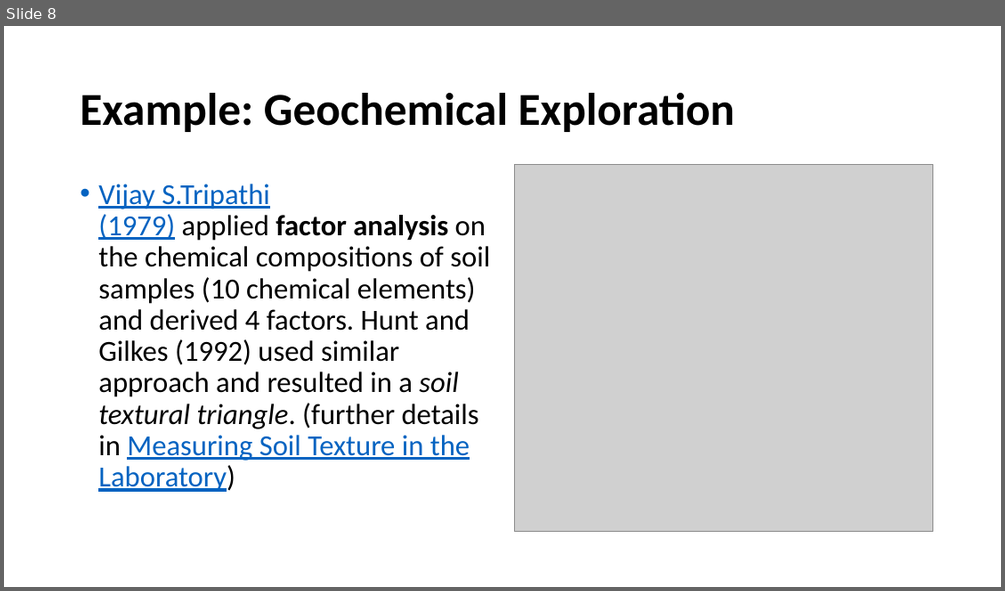
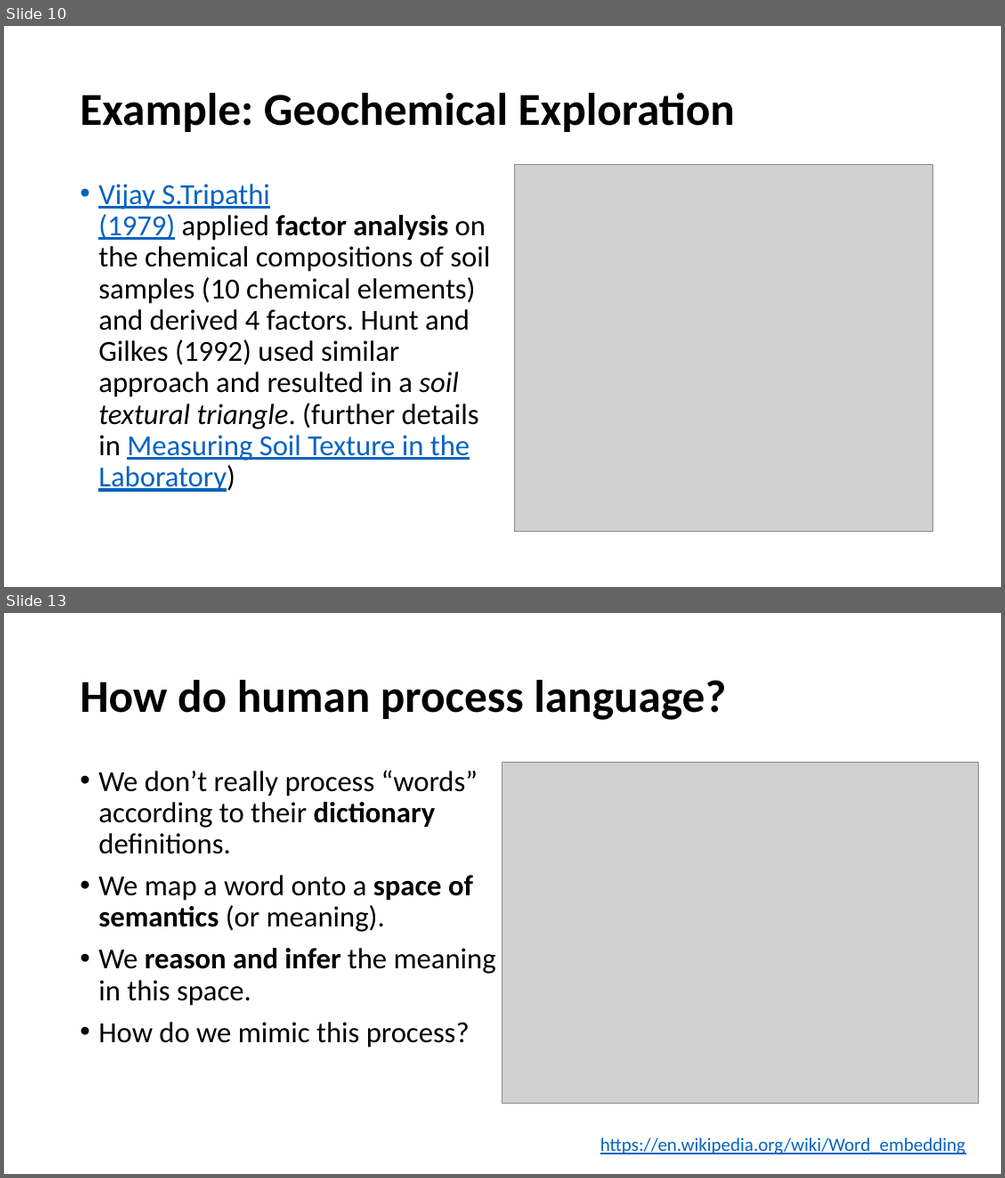
Before and after one commit to tingsyo/course_2020Q3_representation_learning, a slide deck: notebooks/03_Latent_variable_theory.pptx. Shown one above the other, each under a label of ours: slide 8 before the commit, slides 10 and 13 after it; the slides between them are not shown. The pictures are 1005x591 and 1005x1178 pixels, drawn with LibreOffice and Linux fonts; fonts in the diff are those of the drawing; grey boxes stand for pictures. Boxes give left, top, right and bottom in pixels: in the first picture for what was removed or moved away, otherwise in the second. Text is boxed around its words. In the diff, an @@ line names an element or a change of style, - is before the commit and + after.

```diff
--- a/notebooks/03_Latent_variable_theory.pptx
+++ b/notebooks/03_Latent_variable_theory.pptx
@@ slide 13 added at [4, 613, 1001, 1174], background #FFFFFF @@
@@ title added at [80, 680, 726, 720], 44 pt, text #000000, bold @@
+How do human process language?
@@ text added at [98, 770, 496, 1047], 28 pt, text #000000 @@
+• We don’t really process “words” according to their dictionary definitions.
+• We map a word onto a space of semantics (or meaning).
+• We reason and infer the meaning in this space.
+• How do we mimic this process?
@@ picture added at [502, 763, 979, 1103] @@
@@ text added at [600, 1137, 965, 1154], 18 pt, text #0563C1, underline @@
+https://en.wikipedia.org/wiki/Word_embedding
@@ what was slide 8 is now slide 10 @@
```
Also in this commit, not shown: 2 slides changed, 6 other slides added.
